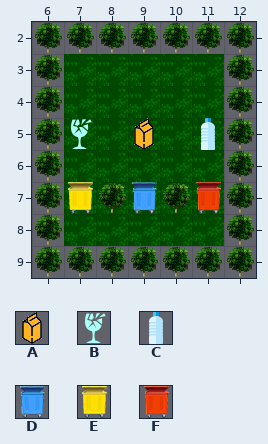
An edit to a level. Tiled map (JSON), assets/maps/3.json. The picture above is the old version.
Cells are 32x32 px. Shown: x 6..12, y 2..9.
Key: from "capsules": A 0, B 1, C 2; from "viruses": D 0, E 1, F 2.
Objects are placed by their top-left corner, in cells (3,4 is the top-left corner of cell 3,4); size is 1x1 cell unless given.
Layers that did not change in this view are not listed.
Objects on layer "Capsules" before:
A "Red" at 9,5
B "Blue" at 7,5
C "Green" at 11,5
Objects on layer "Viruses" before:
D "Red" at 9,7
E "Blue" at 7,7
F "Green" at 11,7
Now the later version:
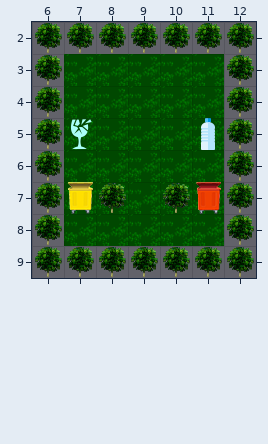
Diff:
Layer "Capsules":
Object A "Red" at 9,5 is removed.
Layer "Viruses":
Object D "Red" at 9,7 is removed.
Boxes around the changes in both pictures, in picture pixels (x1, y1, x2, y2):
removed: (134, 118, 154, 150)
removed: (132, 182, 157, 214)
